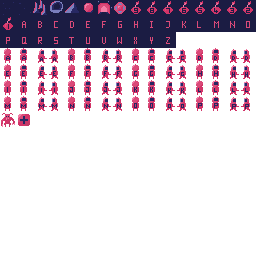
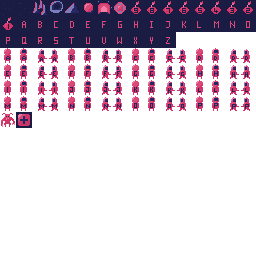
Layer changes from the first (256, 256) image to the second:
painted on "Tiles" over [16, 112, 32, 128]
